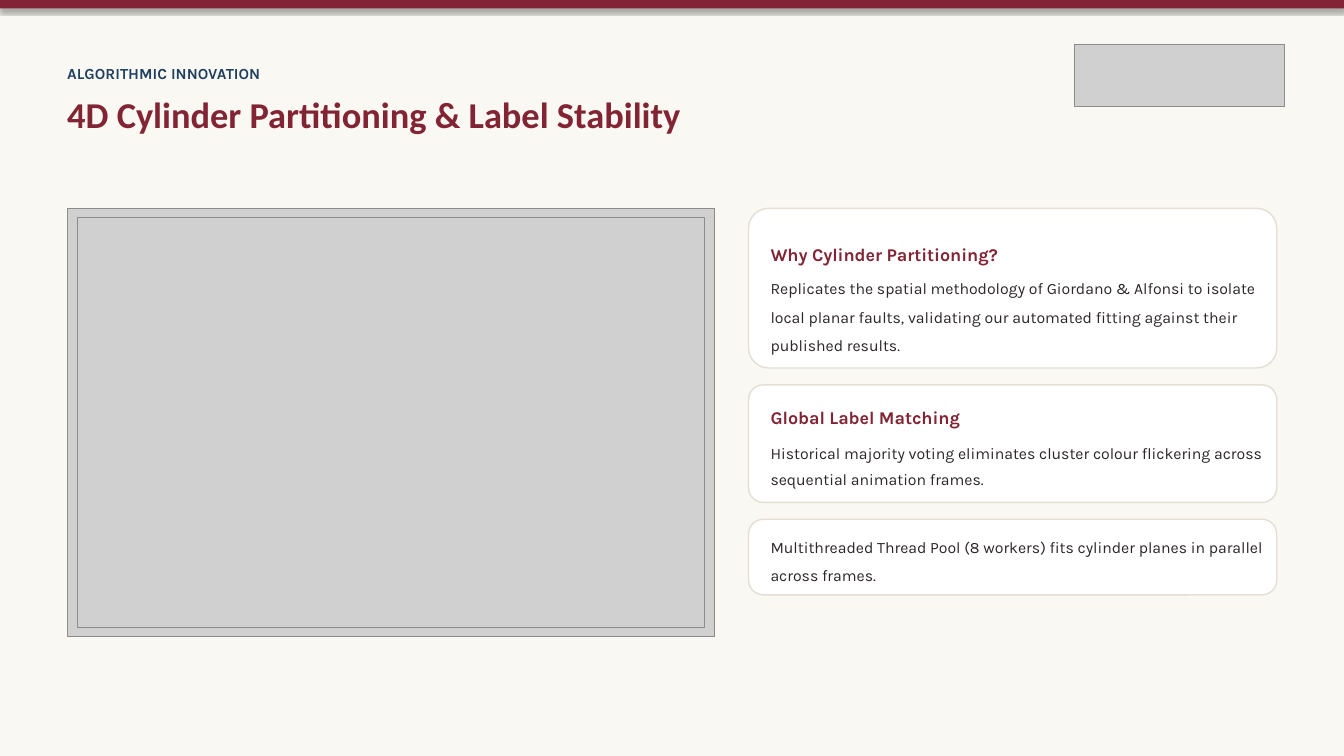
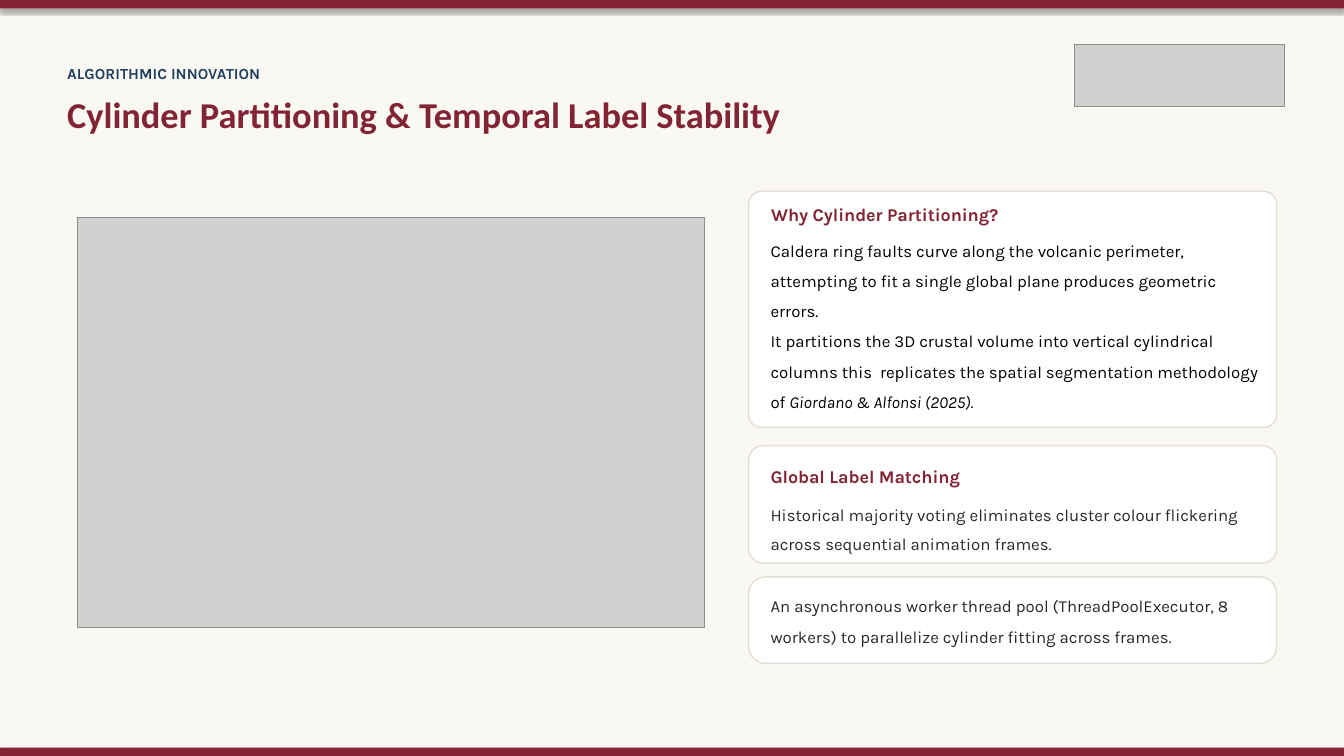
Before and after one commit to Crucio104/Seismic-Viewer-Presentation, a slide deck: slide 9 of thesis/presentation/Seismic Viewer - Thesis Defense.pptx (slide 11 before the commit). Drawn at 1344x756 pixels with LibreOffice and Linux fonts; fonts in the diff are those of the drawing; grey boxes stand for pictures. Boxes give left, top, right and bottom in pixels: in the first picture for what was removed or moved away, otherwise in the second. Text is boxed around its words. In the diff, an @@ line names an element or a change of style, - is before the commit and + after.

```diff
--- a/thesis/presentation/Seismic Viewer - Thesis Defense.pptx
+++ b/thesis/presentation/Seismic Viewer - Thesis Defense.pptx
@@ text at (x1=67, y1=102, x2=779, y2=134): text changed @@
-4D Cylinder Partitioning & Label Stability
+Cylinder Partitioning & Temporal Label Stability
@@ picture removed at (x1=68, y1=209, x2=716, y2=637) @@
@@ rounded rectangle resized from (x1=749, y1=209, x2=1277, y2=368) to (x1=749, y1=192, x2=1277, y2=427) @@
@@ rounded rectangle at (x1=749, y1=192, x2=1277, y2=427): proportions changed @@
@@ text "Why Cylinder Partitioning?" moved from (x1=771, y1=248, x2=998, y2=266) to (x1=771, y1=208, x2=998, y2=226) @@
@@ text at (x1=771, y1=245, x2=1257, y2=410): text changed; size 11.3 to 12 pt; text colour #2D2628 to #000000 @@
-Replicates the spatial methodology of Giordano & Alfonsi to isolate local planar faults, validating our automated fitting against their published results.
+Caldera ring faults curve along the volcanic perimeter, attempting to fit a single global plane produces geometric errors.
+It partitions the 3D crustal volume into vertical cylindrical columns this replicates the spatial segmentation methodology of Giordano & Alfonsi (2025).
@@ rounded rectangle moved from (x1=749, y1=385, x2=1277, y2=503) to (x1=749, y1=446, x2=1277, y2=564) @@
@@ text "Global Label Matching" moved from (x1=771, y1=411, x2=960, y2=429) to (x1=771, y1=470, x2=960, y2=488) @@
@@ text "Historical majority voting eliminates cluster ..." moved from (x1=771, y1=448, x2=1262, y2=489) to (x1=771, y1=509, x2=1238, y2=554) @@
@@ text "Historical majority voting eliminates cluster ..." at (x1=771, y1=509, x2=1238, y2=554): size 11.2 to 12 pt @@
@@ rounded rectangle resized from (x1=749, y1=519, x2=1277, y2=595) to (x1=749, y1=577, x2=1277, y2=663) @@
@@ text at (x1=771, y1=600, x2=1228, y2=647): text changed; size 11.2 to 12 pt @@
-Multithreaded Thread Pool (8 workers) fits cylinder planes in parallel across frames.
+An asynchronous worker thread pool (ThreadPoolExecutor, 8 workers) to parallelize cylinder fitting across frames.
@@ rectangle added at (x1=0, y1=748, x2=1344, y2=756), fill #822433 @@
```
Also in this commit, not shown: 12 other slides changed, 2 slides added, 1 slide removed, 32 other files.
